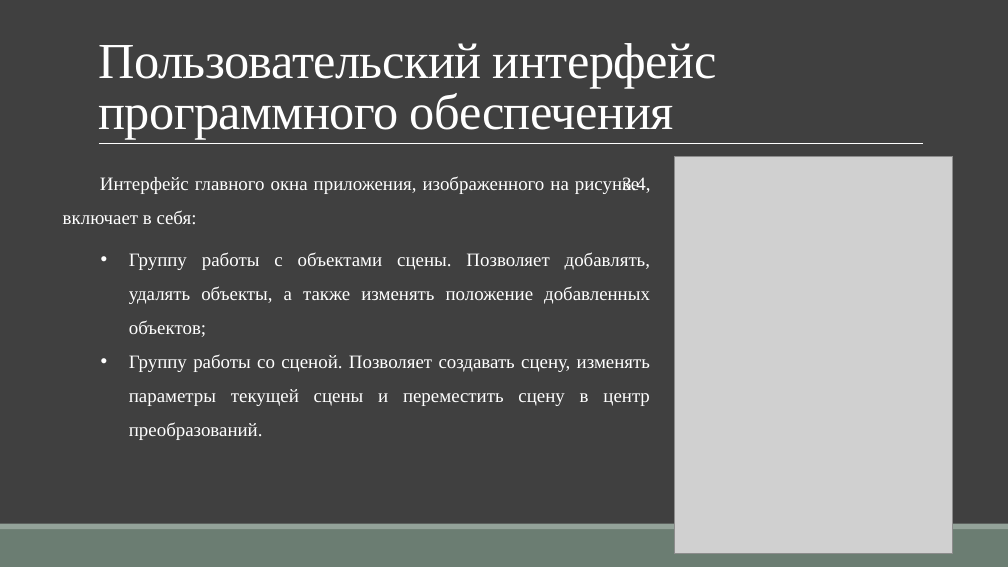
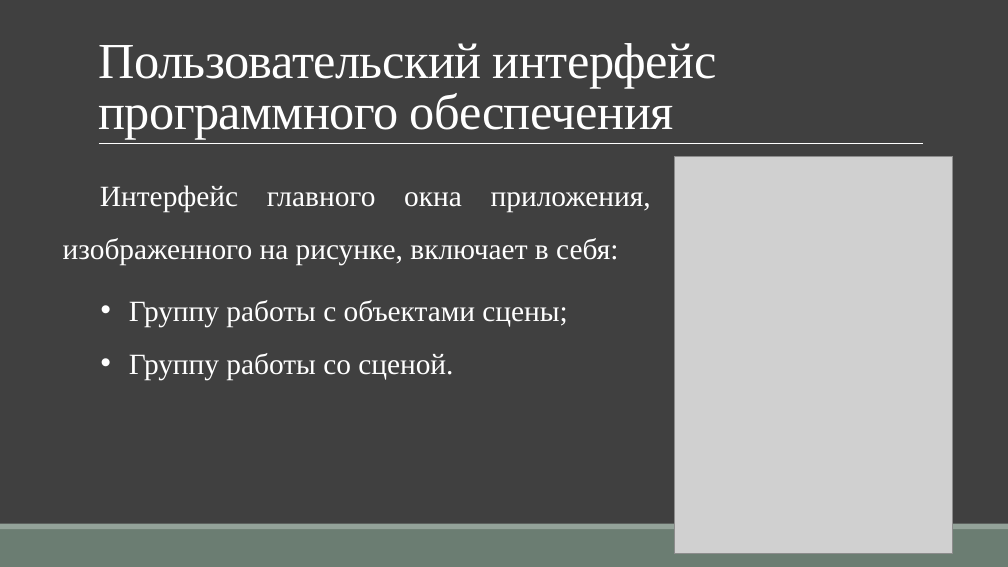
Before and after one commit to TheSawIsTheLaw/ComputerGraphicsCoursework, a slide deck: slide 12 of Presentation/CurseWorkYakuba.pptx (slide 11 before the commit). Drawn at 1008x567 pixels with LibreOffice and Linux fonts; fonts in the diff are those of the drawing; grey boxes stand for pictures. Boxes give left, top, right and bottom in pixels: in the first picture for what was removed or moved away, otherwise in the second. Text is boxed around its words. In the diff, an @@ line names an element or a change of style, - is before the commit and + after.

```diff
--- a/Presentation/CurseWorkYakuba.pptx
+++ b/Presentation/CurseWorkYakuba.pptx
@@ text at box(63, 185, 651, 380): text changed; size 18 to 28 pt @@
-Интерфейс главного окна приложения, изображенного на рисунке 3.4, включает в себя:
-  • Группу работы с объектами сцены. Позволяет добавлять, удалять объекты, а также изменять положение добавленных объектов;
-  • Группу работы со сценой. Позволяет создавать сцену, изменять параметры текущей сцены и переместить сцену в центр преобразований.
+Интерфейс главного окна приложения, изображенного на рисунке, включает в себя:
+  • Группу работы с объектами сцены;
+  • Группу работы со сценой.
```
Also in this commit, not shown: 10 other slides changed, 2 slides added.
